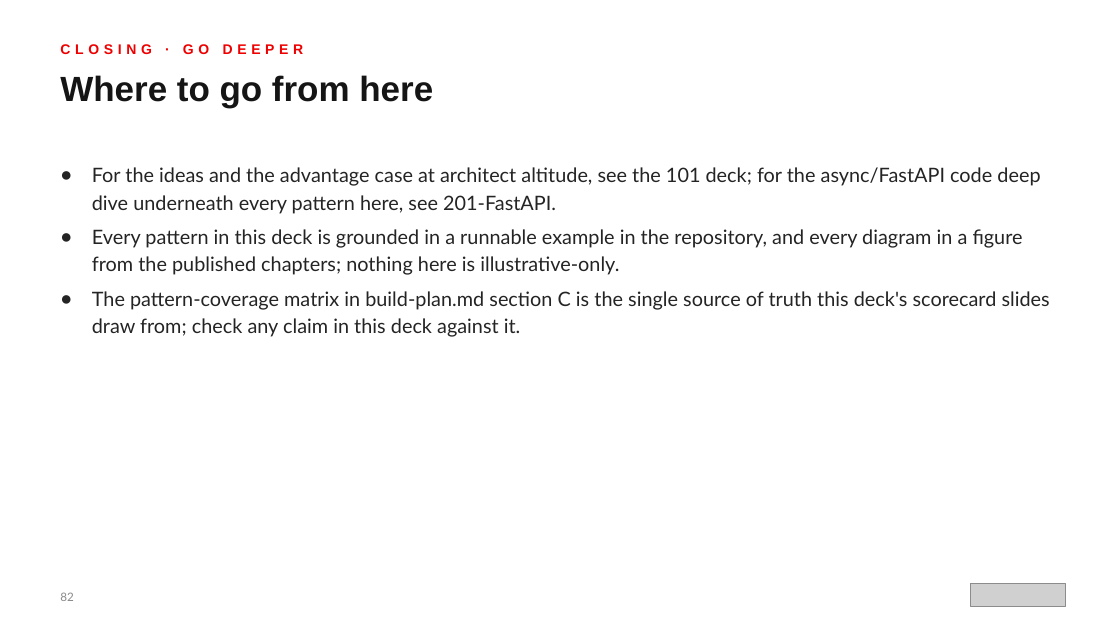
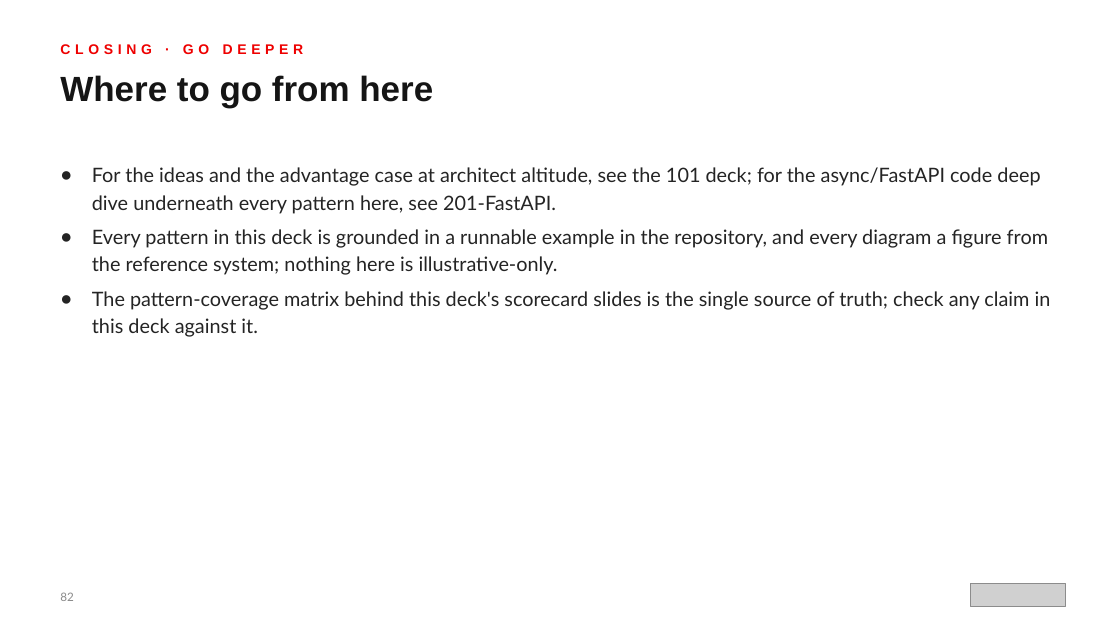
Before and after one commit to patterncatalyst/modernizing-enterprise-applications-python, a slide deck: slide 82 of presentation/lgtm-presentation/Modernizing-201.pptx. Drawn at 1120x630 pixels with LibreOffice and Linux fonts; fonts in the diff are those of the drawing; grey boxes stand for pictures. Boxes give left, top, right and bottom in pixels: in the first picture for what was removed or moved away, otherwise in the second. Text is boxed around its words. In the diff, an @@ line names an element or a change of style, - is before the commit and + after.

```diff
--- a/presentation/lgtm-presentation/Modernizing-201.pptx
+++ b/presentation/lgtm-presentation/Modernizing-201.pptx
@@ text at <box>92,229,1051,337</box>: text changed @@
-● Every pattern in this deck is grounded in a runnable example in the repository, and every diagram in a figure from the published chapters; nothing here is illustrative-only.
-● The pattern-coverage matrix in build-plan.md section C is the single source of truth this deck's scorecard slides draw from; check any claim in this deck against it.
+● Every pattern in this deck is grounded in a runnable example in the repository, and every diagram a figure from the reference system; nothing here is illustrative-only.
+● The pattern-coverage matrix behind this deck's scorecard slides is the single source of truth; check any claim in this deck against it.
```
Also in this commit, not shown: 9 other slides changed, 10 other files.
